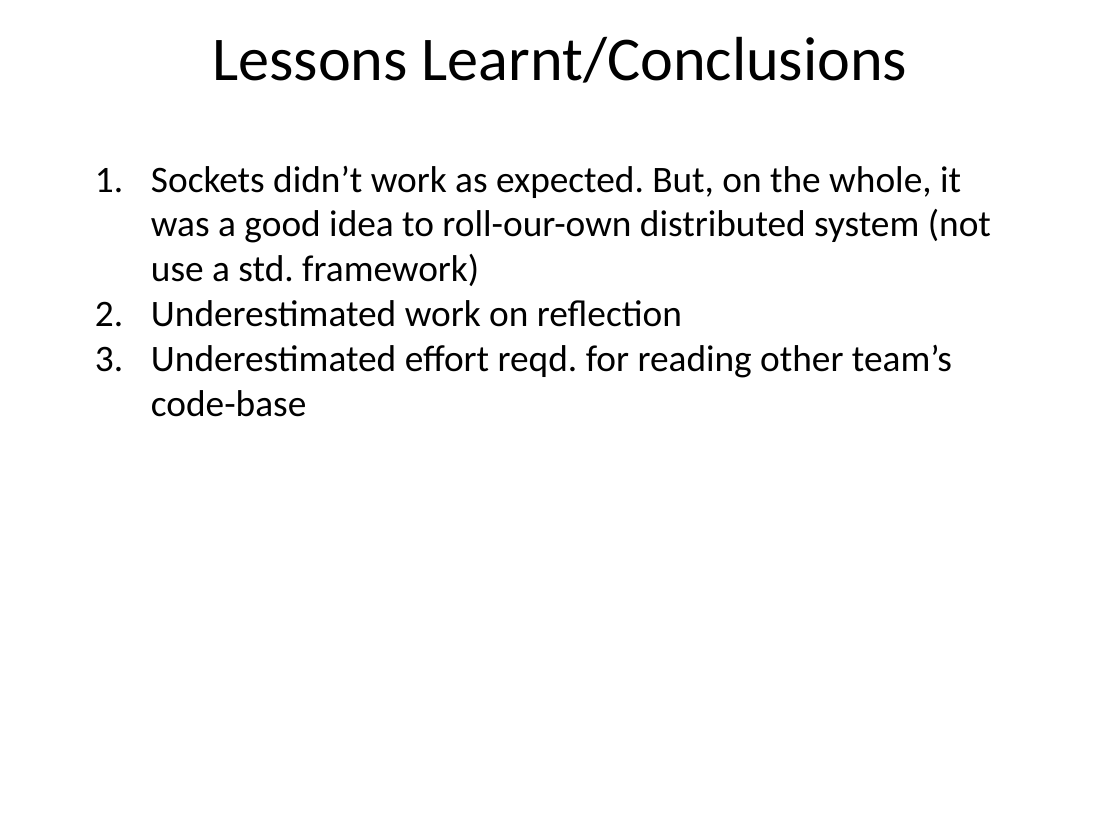
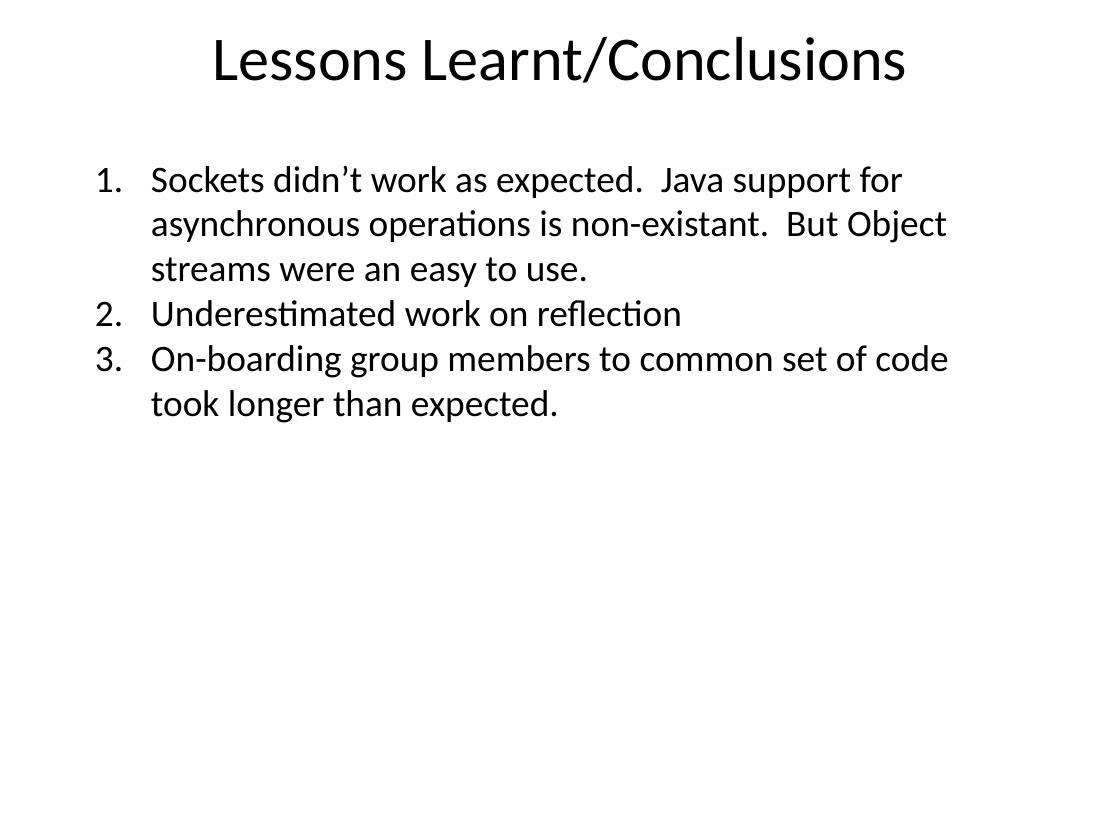
Before and after one commit to satpreetsingh/182mainproject, a slide deck: slide 7 of Documentation/Final Documentation/Team1_May_06_2009_Final_Presentation_Sat.pptx. Drawn at 1120x840 pixels with LibreOffice and Linux fonts; fonts in the diff are those of the drawing. Boxes give left, top, right and bottom in pixels: in the first picture for what was removed or moved away, otherwise in the second. Text is boxed around its words. In the diff, an @@ line names an element or a change of style, - is before the commit and + after.

```diff
--- a/Documentation/Final Documentation/Team1_May_06_2009_Final_Presentation_Sat.pptx
+++ b/Documentation/Final Documentation/Team1_May_06_2009_Final_Presentation_Sat.pptx
@@ text at (x1=151, y1=166, x2=947, y2=287): text changed @@
-1. Sockets didn’t work as expected. But, on the whole, it was a good idea to roll-our-own distributed system (not use a std. framework)
+1. Sockets didn’t work as expected. Java support for asynchronous operations is non-existant. But Object streams were an easy to use.
@@ text at (x1=151, y1=345, x2=948, y2=423): text changed @@
-3. Underestimated effort reqd. for reading other team’s code-base
+3. On-boarding group members to common set of code took longer than expected.
```
Also in this commit, not shown: 2 other slides changed, 1 other file.
